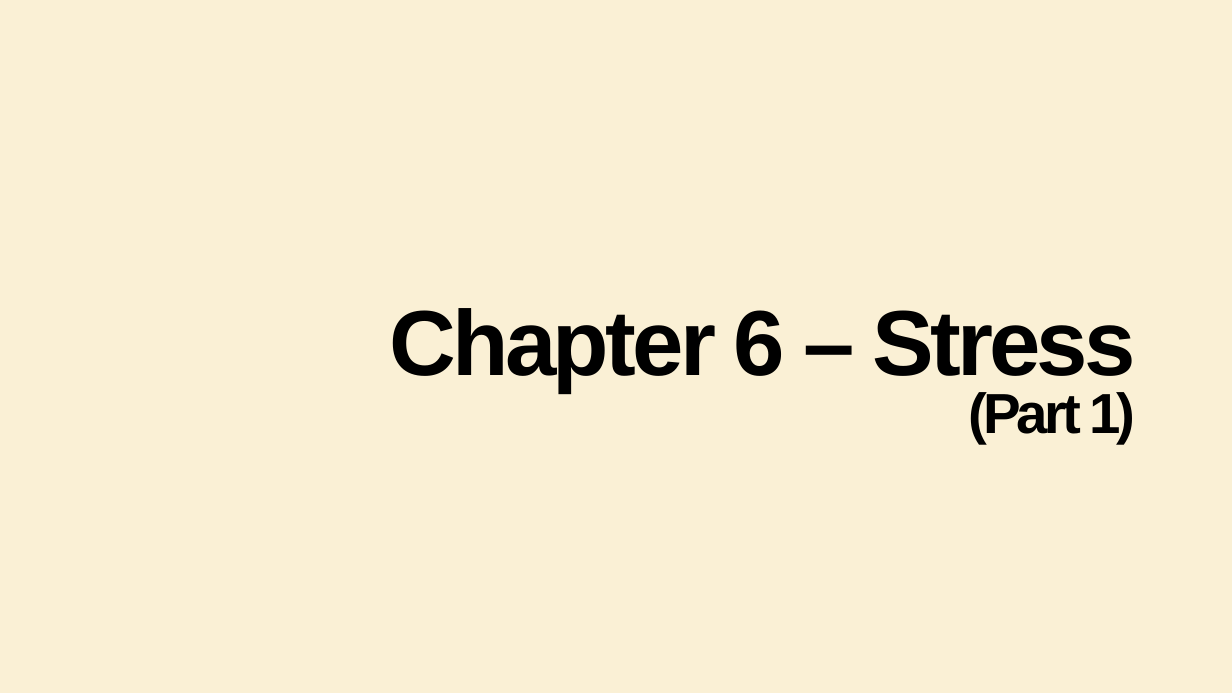
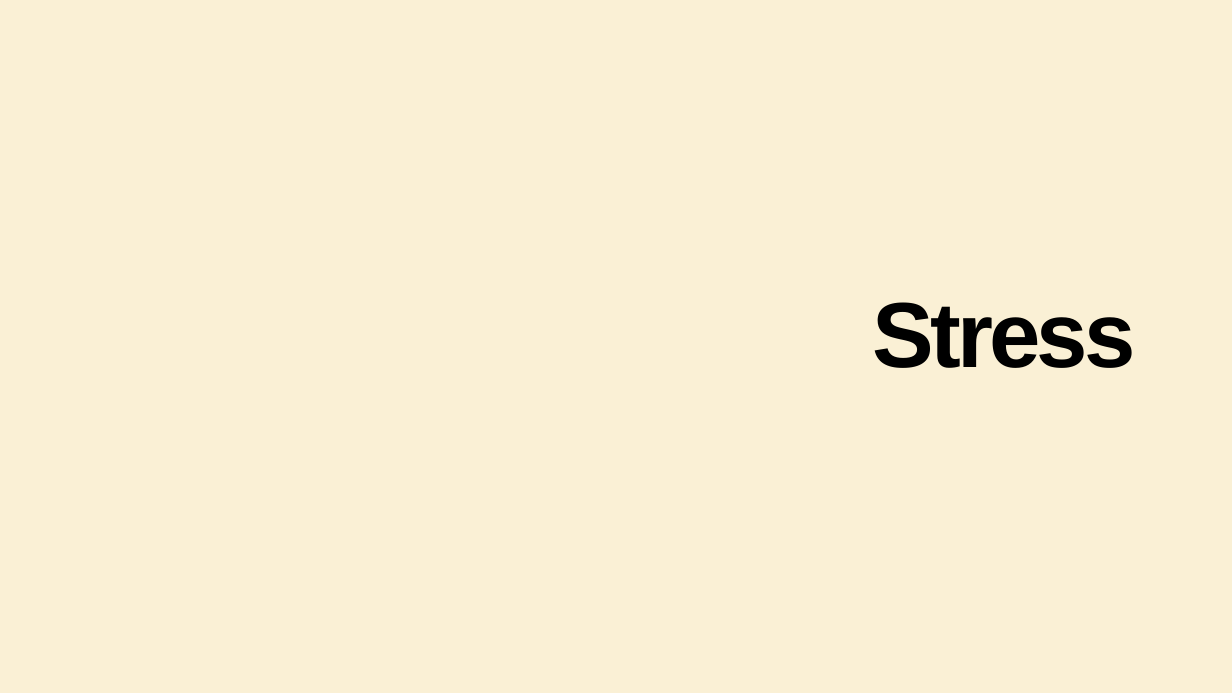
Before and after one commit to BLScheuler/StudentSources_HealthPsych, a slide deck: slide 1 of PowerPoints/PSY 440 STUDENT 6- Stress.pptx. Drawn at 1232x693 pixels with LibreOffice and Linux fonts; fonts in the diff are those of the drawing; background and template pictures are left out. Boxes give left, top, right and bottom in pixels: in the first picture for what was removed or moved away, otherwise in the second. Text is boxed around its words. In the diff, an @@ line names an element or a change of style, - is before the commit and + after.

```diff
--- a/PowerPoints/PSY 440 STUDENT 6- Stress.pptx
+++ b/PowerPoints/PSY 440 STUDENT 6- Stress.pptx
@@ title at (x1=873, y1=302, x2=1136, y2=368): text changed @@
-Chapter 6 – Stress
-(Part 1)
+Stress
```
